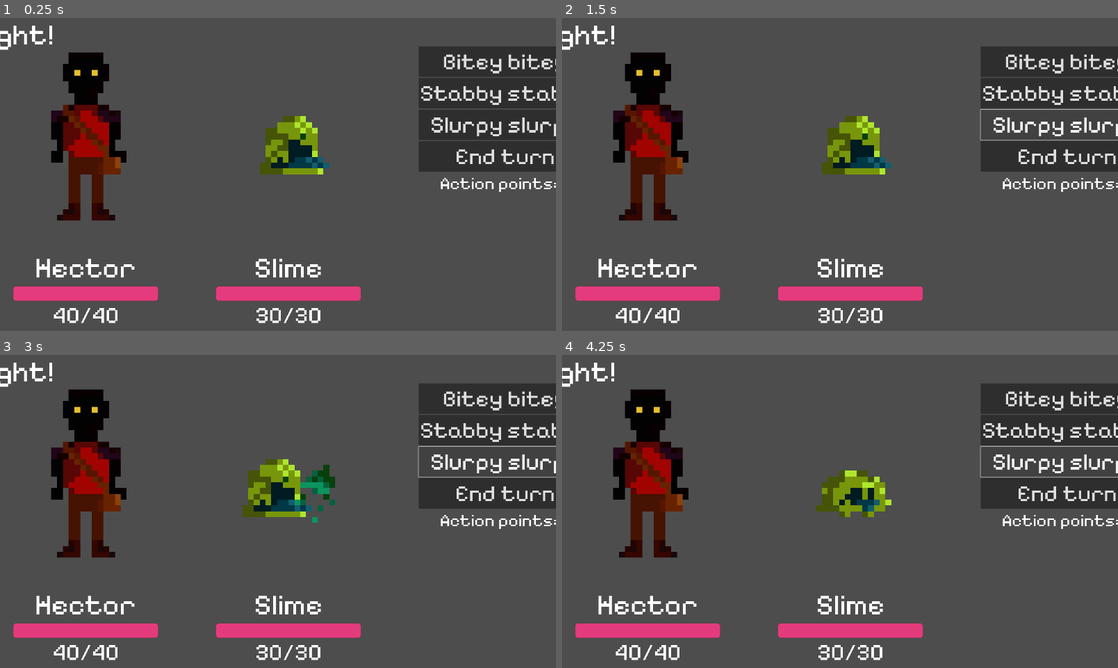
Above: before the commit, frames 1-4 (two rows, left to right).
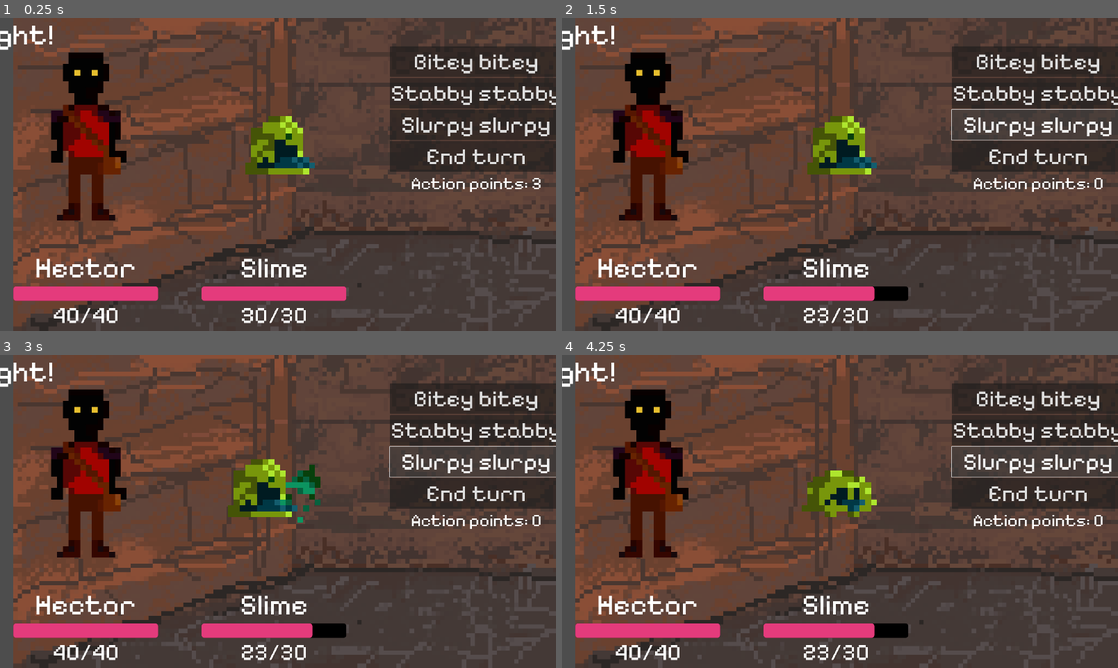
Above: after the commit, the same moments.

Repository: ostev/gamejam
Game: Godot game, scene res://scenes/SlimeInterface.tscn
Same seed, same stepped clock (60 frames per second), same inputs: the game is played once before the commit and once after it. This scene is started directly instead of the project's main scene.
Inputs:
- Up to frame 1 (0.25 s): no input
- Up to frame 2 (1.5 s): click "Stabby stabby" at 0.5 s; click "Slurpy slurpy" at 1.25 s
- Up to frame 3 (3 s): hold D (right) 2.03-2.78 s; hold S (backward) from 2.78 s (still down)
- Up to frame 4 (4.25 s): release S (backward) at 3.53 s; hold D (right) from 3.53 s (still down)

The runs differ from the first frame. In frame 1, 44% of the frame differs, in the area x 2-100%, y 0-100%; in frame 2, 43%; in frame 3, 44%; in frame 4, 44%.

Commit message:
just get it done

Diff:
--- a/scenes/BattleInterface.tscn
+++ b/scenes/BattleInterface.tscn
@@ -1,10 +1,11 @@
-[gd_scene load_steps=11 format=3 uid="uid://budt11vpa7l0x"]
+[gd_scene load_steps=12 format=3 uid="uid://budt11vpa7l0x"]
 
 [ext_resource type="PackedScene" uid="uid://cbhlkm2jg87li" path="res://scenes/CombatantUI.tscn" id="1_7moto"]
 [ext_resource type="Script" uid="uid://l08hv0qk8605" path="res://src/EncounterUIManager.gd" id="1_itadv"]
 [ext_resource type="Script" uid="uid://c857khtsisd6s" path="res://src/CombatantDetails.gd" id="2_2u5e8"]
 [ext_resource type="Script" uid="uid://bt4e3r06vflvt" path="res://src/Encounter.gd" id="2_107yi"]
 [ext_resource type="Texture2D" uid="uid://d1uskpen07acg" path="res://assets/hector_frontview.png" id="3_w3uxd"]
+[ext_resource type="Texture2D" uid="uid://dnono75bcbu5k" path="res://assets/fight_bvg.png" id="5_w3uxd"]
 
 [sub_resource type="SpriteFrames" id="SpriteFrames_fix10"]
 animations = [{
@@ -57,6 +58,13 @@
 script = ExtResource("1_itadv")
 encounter = SubResource("Resource_v40jm")
 
+[node name="TextureRect" type="TextureRect" parent="."]
+layout_mode = 0
+offset_right = 1925.0
+offset_bottom = 1125.0
+texture = ExtResource("5_w3uxd")
+stretch_mode = 4
+
 [node name="Label" type="Label" parent="."]
 layout_mode = 1
 anchors_preset = 5
@@ -79,7 +87,7 @@
 
 [node name="HBoxContainer" type="HBoxContainer" parent="MarginContainer"]
 layout_mode = 2
-theme_override_constants/separation = 700
+theme_override_constants/separation = 650
 
 [node name="CombatantUI1" parent="MarginContainer/HBoxContainer" instance=ExtResource("1_7moto")]
 layout_mode = 2
@@ -120,4 +128,6 @@
 horizontal_alignment = 1
 
 [connection signal="pressed" from="MarginContainer/HBoxContainer/VBoxContainer/ButtonsContainer/Button" to="." method="_on_bitey_button_pressed"]
+[connection signal="pressed" from="MarginContainer/HBoxContainer/VBoxContainer/ButtonsContainer/Button2" to="." method="_on_stab_pressed"]
+[connection signal="pressed" from="MarginContainer/HBoxContainer/VBoxContainer/ButtonsContainer/Button3" to="." method="_on_slurp_pressed"]
 [connection signal="pressed" from="MarginContainer/HBoxContainer/VBoxContainer/ButtonsContainer/Button4" to="." method="_on_end_turn_pressed"]
--- /dev/null
+++ b/scenes/BonemanInterface.tscn
@@ -0,0 +1,47 @@
+[gd_scene load_steps=10 format=3 uid="uid://ud2nl5maqbn1"]
+
+[ext_resource type="PackedScene" uid="uid://budt11vpa7l0x" path="res://scenes/BattleInterface.tscn" id="1_3qyan"]
+[ext_resource type="Script" uid="uid://c857khtsisd6s" path="res://src/CombatantDetails.gd" id="2_acx6p"]
+[ext_resource type="Texture2D" uid="uid://d1uskpen07acg" path="res://assets/hector_frontview.png" id="3_11f1f"]
+[ext_resource type="SpriteFrames" uid="uid://cxhamsn54xhel" path="res://assets/boneman_animation.tres" id="4_3qyan"]
+[ext_resource type="Script" uid="uid://bt4e3r06vflvt" path="res://src/Encounter.gd" id="5_ywxdl"]
+
+[sub_resource type="SpriteFrames" id="SpriteFrames_fix10"]
+animations = [{
+"frames": [{
+"duration": 1.0,
+"texture": ExtResource("3_11f1f")
+}],
+"loop": true,
+"name": &"default",
+"speed": 5.0
+}]
+
+[sub_resource type="Resource" id="Resource_0kfng"]
+script = ExtResource("2_acx6p")
+max_hp = 40
+name = "Hector"
+sprite_frames = SubResource("SpriteFrames_fix10")
+metadata/_custom_type_script = "uid://c857khtsisd6s"
+
+[sub_resource type="Resource" id="Resource_edl67"]
+script = ExtResource("2_acx6p")
+max_hp = 10
+name = "Boneman"
+sprite_frames = ExtResource("4_3qyan")
+metadata/_custom_type_script = "uid://c857khtsisd6s"
+
+[sub_resource type="Resource" id="Resource_itn40"]
+script = ExtResource("5_ywxdl")
+combatants = [SubResource("Resource_0kfng"), SubResource("Resource_edl67")]
+metadata/_custom_type_script = "uid://bt4e3r06vflvt"
+
+[node name="SlimeInterface" type="Control"]
+layout_mode = 3
+anchors_preset = 0
+
+[node name="BattleInterface" parent="." instance=ExtResource("1_3qyan")]
+layout_mode = 1
+offset_left = 2.0
+offset_right = 2.0
+encounter = SubResource("Resource_itn40")
--- a/scenes/World.tscn
+++ b/scenes/World.tscn
@@ -18,6 +18,7 @@
 [ext_resource type="SpriteFrames" uid="uid://b6tu7dcha7y51" path="res://assets/slime_animation.tres" id="13_44lqw"]
 [ext_resource type="SpriteFrames" uid="uid://huijypnadayw" path="res://assets/fire_animation.tres" id="14_44lqw"]
 [ext_resource type="Script" uid="uid://4b4mikas3gp5" path="res://src/EventController.gd" id="14_o1tcx"]
+[ext_resource type="PackedScene" uid="uid://cnnhcsqx85ght" path="res://scenes/FireInterface.tscn" id="15_dwmkc"]
 [ext_resource type="Script" uid="uid://dihf641oyj66c" path="res://src/key_ui.gd" id="15_rpuxp"]
 
 [sub_resource type="RectangleShape2D" id="RectangleShape2D_1lgw5"]
@@ -54,10 +55,12 @@
 script = ExtResource("10_rpuxp")
 max_hp = 30
 name = "Boneman"
+sprite_frames = ExtResource("10_44lqw")
+index = 1
 metadata/_custom_type_script = "uid://c857khtsisd6s"
 
 [sub_resource type="RectangleShape2D" id="RectangleShape2D_i4b1j"]
-size = Vector2(57, 58)
+size = Vector2(51, 49)
 
 [sub_resource type="AtlasTexture" id="AtlasTexture_nrtoj"]
 atlas = ExtResource("11_h1bdy")
@@ -91,6 +94,7 @@
 [sub_resource type="Resource" id="Resource_dwmkc"]
 script = ExtResource("10_rpuxp")
 max_hp = 10
+name = "Slime"
 sprite_frames = SubResource("SpriteFrames_44lqw")
 metadata/_custom_type_script = "uid://c857khtsisd6s"
 
@@ -102,10 +106,11 @@
 max_hp = 20
 name = "Fire"
 sprite_frames = ExtResource("14_44lqw")
+index = 2
 metadata/_custom_type_script = "uid://c857khtsisd6s"
 
 [sub_resource type="RectangleShape2D" id="RectangleShape2D_44lqw"]
-size = Vector2(102, 112)
+size = Vector2(65, 71)
 
 [node name="World" type="Node2D"]
 script = ExtResource("1_c0d7e")
@@ -167,7 +172,7 @@
 autoplay = "default"
 
 [node name="CollisionShape2D" type="CollisionShape2D" parent="boneman"]
-position = Vector2(186.5, 141)
+position = Vector2(183.5, 140.5)
 shape = SubResource("RectangleShape2D_i4b1j")
 
 [node name="slime" type="Area2D" parent="."]
@@ -191,13 +196,14 @@
 position = Vector2(360, -137)
 script = ExtResource("9_o1tcx")
 details = SubResource("Resource_44lqw")
+battle_scene = ExtResource("15_dwmkc")
 
 [node name="AnimatedSprite2D" type="AnimatedSprite2D" parent="fire"]
 sprite_frames = ExtResource("14_44lqw")
 autoplay = "default"
 
 [node name="CollisionShape2D" type="CollisionShape2D" parent="fire"]
-position = Vector2(25, 20)
+position = Vector2(11.5, 2.5)
 shape = SubResource("RectangleShape2D_44lqw")
 
 [node name="Player" parent="." instance=ExtResource("1_32lhk")]
@@ -238,4 +244,4 @@
 [connection signal="body_entered" from="key" to="." method="_on_key_body_entered"]
 [connection signal="body_entered" from="boneman" to="boneman" method="_on_body_entered"]
 [connection signal="body_entered" from="slime" to="slime" method="_on_body_entered"]
-[connection signal="body_shape_entered" from="fire" to="fire" method="_on_body_shape_entered"]
+[connection signal="body_entered" from="fire" to="fire" method="_on_body_entered"]
--- a/src/EncounterUIManager.gd
+++ b/src/EncounterUIManager.gd
@@ -49,8 +49,14 @@
 func _perform_action():
 	_set_action_points(action_points - 2)
 
+func _perform_bonus_action():
+	_set_action_points(action_points - 1)
+
 func _can_perform_action() -> bool:
-	return action_points > 2
+	return action_points >= 2
+
+func _can_perform_bonus_action() -> bool:
+	return action_points >= 1
 
 func _on_bitey_button_pressed() -> void:
 	if _can_perform_action():
@@ -62,3 +68,14 @@
 		get_tree().change_scene_to_file("res://scenes/World.tscn")
 	elif index == 1:
 		get_tree().change_scene_to_file("res://scenes/Win.tscn")
+
+
+func _on_slurp_pressed() -> void:
+	if _can_perform_bonus_action():
+		_perform_bonus_action()
+		combatant2.damage(2)
+
+func _on_stab_pressed() -> void:
+	if _can_perform_action():
+		_perform_action()
+		combatant2.damage(5)
--- a/src/Enemy.gd
+++ b/src/Enemy.gd
@@ -1,4 +1,3 @@
-@tool
 extends Area2D
 
 @onready var animated_sprite: AnimatedSprite2D = $AnimatedSprite2D
@@ -19,14 +18,11 @@
 	# connect("area_entered", Callable(self, "_trigger_battle"))
 	# body_entered.connect(_trigger_battle)
 
-func _trigger_battle(body: Node2D) -> void:
+func _trigger_battle() -> void:
 	print("battle!!!")
 	get_tree().change_scene_to_packed(battle_scene)
 
 
 func _on_body_entered(body: Node2D) -> void:
-	_trigger_battle(body)
-
-
-func _on_body_shape_entered(body_rid: RID, body: Node2D, body_shape_index: int, local_shape_index: int) -> void:
-	pass # Replace with function body.
+	# _trigger_battle(body)
+	self.call_deferred("_trigger_battle")
Not shown, added: assets/fight_bvg.png.import
Not shown: 1 places in scenes/World.tscn that only renumber resources
